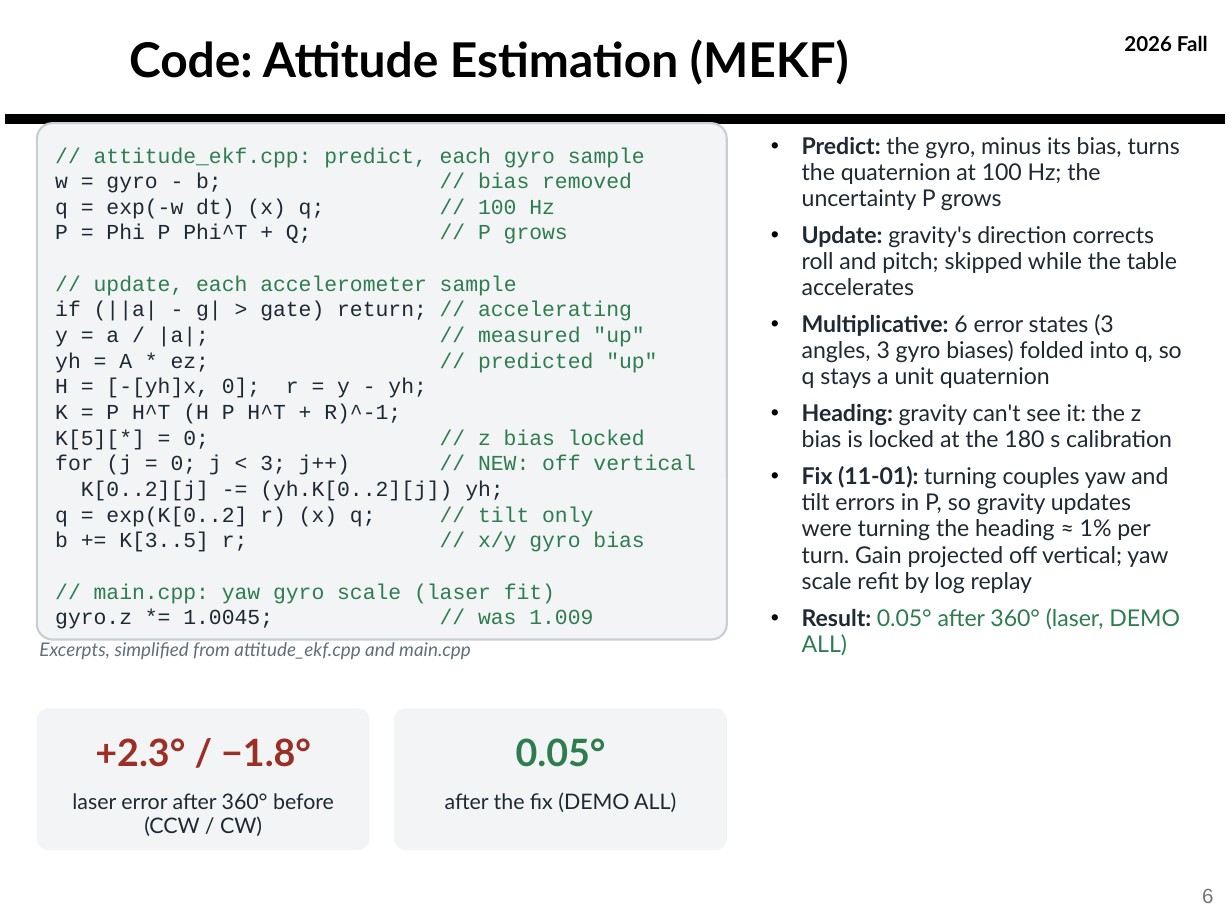
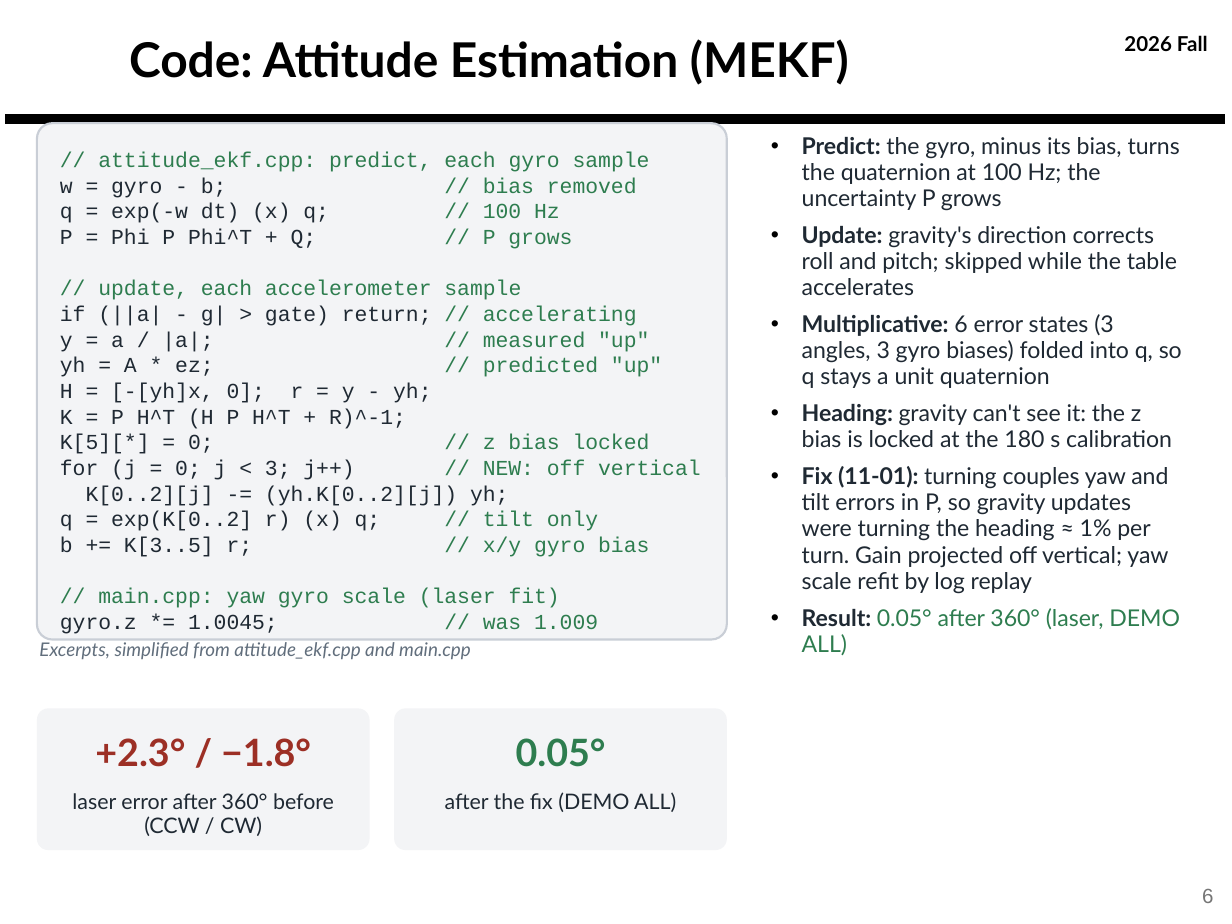
Before and after one commit to derek-weissinger-usafa/Astro-331-Lab-8, a slide deck: slide 6 of Reports/Astro 331 Lab 8_2_3 Body Final Pres.pptx. Drawn at 1232x924 pixels with LibreOffice and Linux fonts; fonts in the diff are those of the drawing; background and template pictures are left out. Boxes give left, top, right and bottom in pixels: in the first picture for what was removed or moved away, otherwise in the second. Text is boxed around its words. In the diff, an @@ line names an element or a change of style, - is before the commit and + after.

```diff
--- a/Reports/Astro 331 Lab 8_2_3 Body Final Pres.pptx
+++ b/Reports/Astro 331 Lab 8_2_3 Body Final Pres.pptx
@@ text removed at [55, 147, 696, 629] @@
-// attitude_ekf.cpp: predict, each gyro sample
-w = gyro - b; // bias removed
-q = exp(-w dt) (x) q; // 100 Hz
-P = Phi P Phi^T + Q; // P grows
-// update, each accelerometer sample
-if (||a| - g| > gate) return; // accelerating
-y = a / |a|; // measured "up"
-yh = A * ez; // predicted "up"
-H = [-[yh]x, 0]; r = y - yh;
-K = P H^T (H P H^T + R)^-1;
-K[5][*] = 0; // z bias locked
-for (j = 0; j < 3; j++) // NEW: off vertical
-K[0..2][j] -= (yh.K[0..2][j]) yh;
-q = exp(K[0..2] r) (x) q; // tilt only
-b += K[3..5] r; // x/y gyro bias
-// main.cpp: yaw gyro scale (laser fit)
-gyro.z *= 1.0045; // was 1.009
@@ text in rounded rectangle at [60, 152, 701, 634]: text added @@
+// attitude_ekf.cpp: predict, each gyro sample
+w = gyro - b; // bias removed
+q = exp(-w dt) (x) q; // 100 Hz
+P = Phi P Phi^T + Q; // P grows
+// update, each accelerometer sample
+if (||a| - g| > gate) return; // accelerating
+y = a / |a|; // measured "up"
+yh = A * ez; // predicted "up"
+H = [-[yh]x, 0]; r = y - yh;
+K = P H^T (H P H^T + R)^-1;
+K[5][*] = 0; // z bias locked
+for (j = 0; j < 3; j++) // NEW: off vertical
+K[0..2][j] -= (yh.K[0..2][j]) yh;
+q = exp(K[0..2] r) (x) q; // tilt only
+b += K[3..5] r; // x/y gyro bias
+// main.cpp: yaw gyro scale (laser fit)
+gyro.z *= 1.0045; // was 1.009
```
Also in this commit, not shown: 14 other slides changed, 3 other files.
